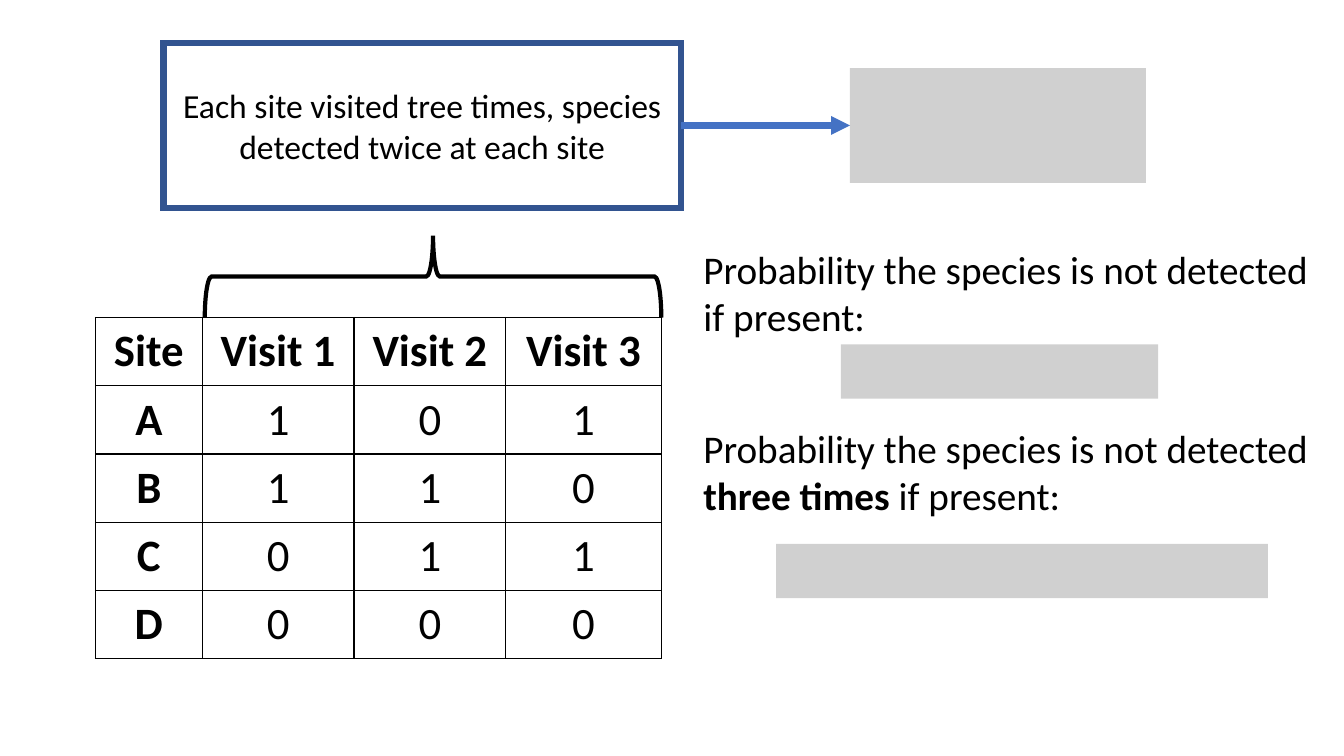
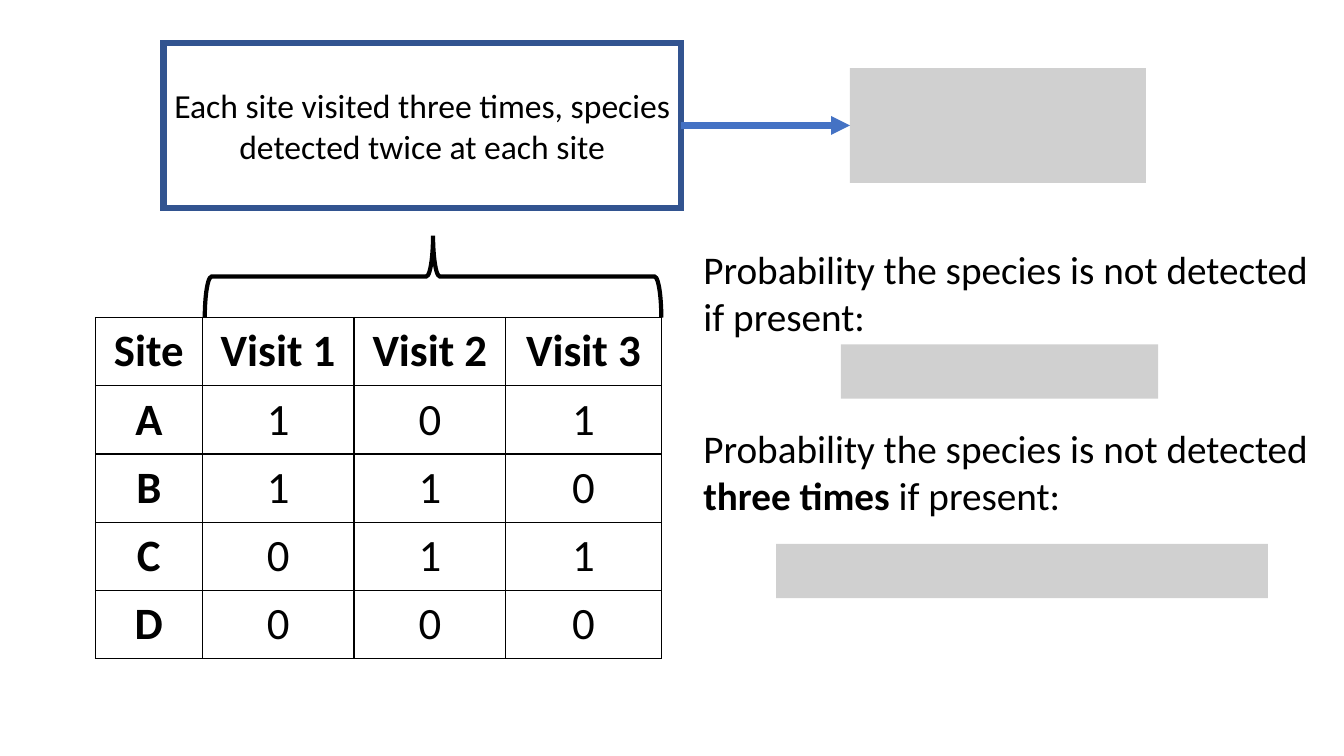
Before and after one commit to annamtucker/ssa-200, a slide deck: slide 38 of static/lectures/SSA_Lecture3_Occupancy_Data.pptx. Drawn at 1344x756 pixels with LibreOffice and Linux fonts; fonts in the diff are those of the drawing; grey boxes stand for pictures; background and template pictures are left out. Boxes give left, top, right and bottom in pixels: in the first picture for what was removed or moved away, otherwise in the second. Text is boxed around its words. In the diff, an @@ line names an element or a change of style, - is before the commit and + after.

```diff
--- a/static/lectures/SSA_Lecture3_Occupancy_Data.pptx
+++ b/static/lectures/SSA_Lecture3_Occupancy_Data.pptx
@@ text in rectangle at bbox=[174, 94, 670, 160]: text changed @@
-Each site visited tree times, species detected twice at each site
+Each site visited three times, species detected twice at each site
```
Also in this commit, not shown: 1 other file.
